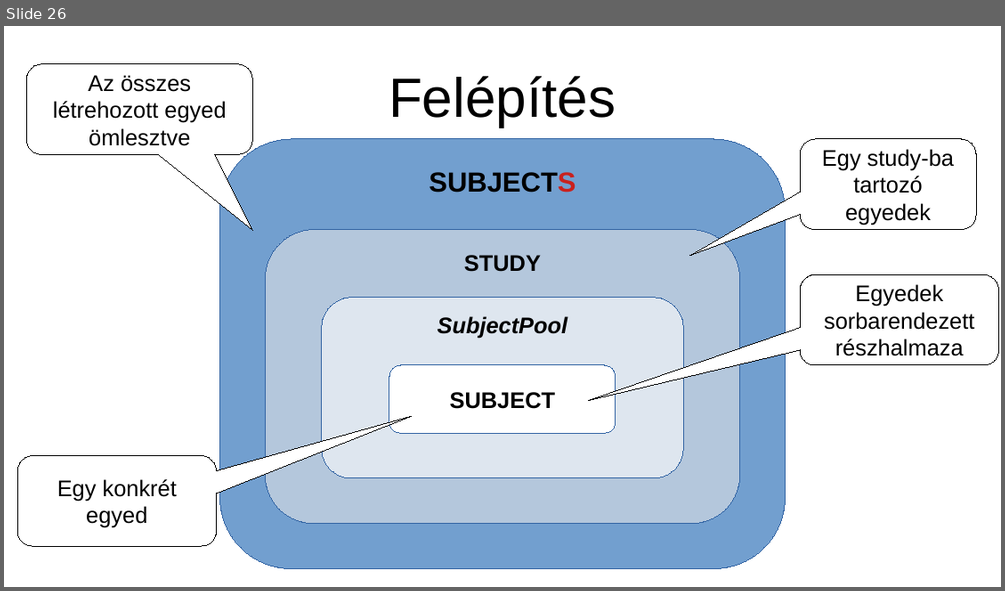
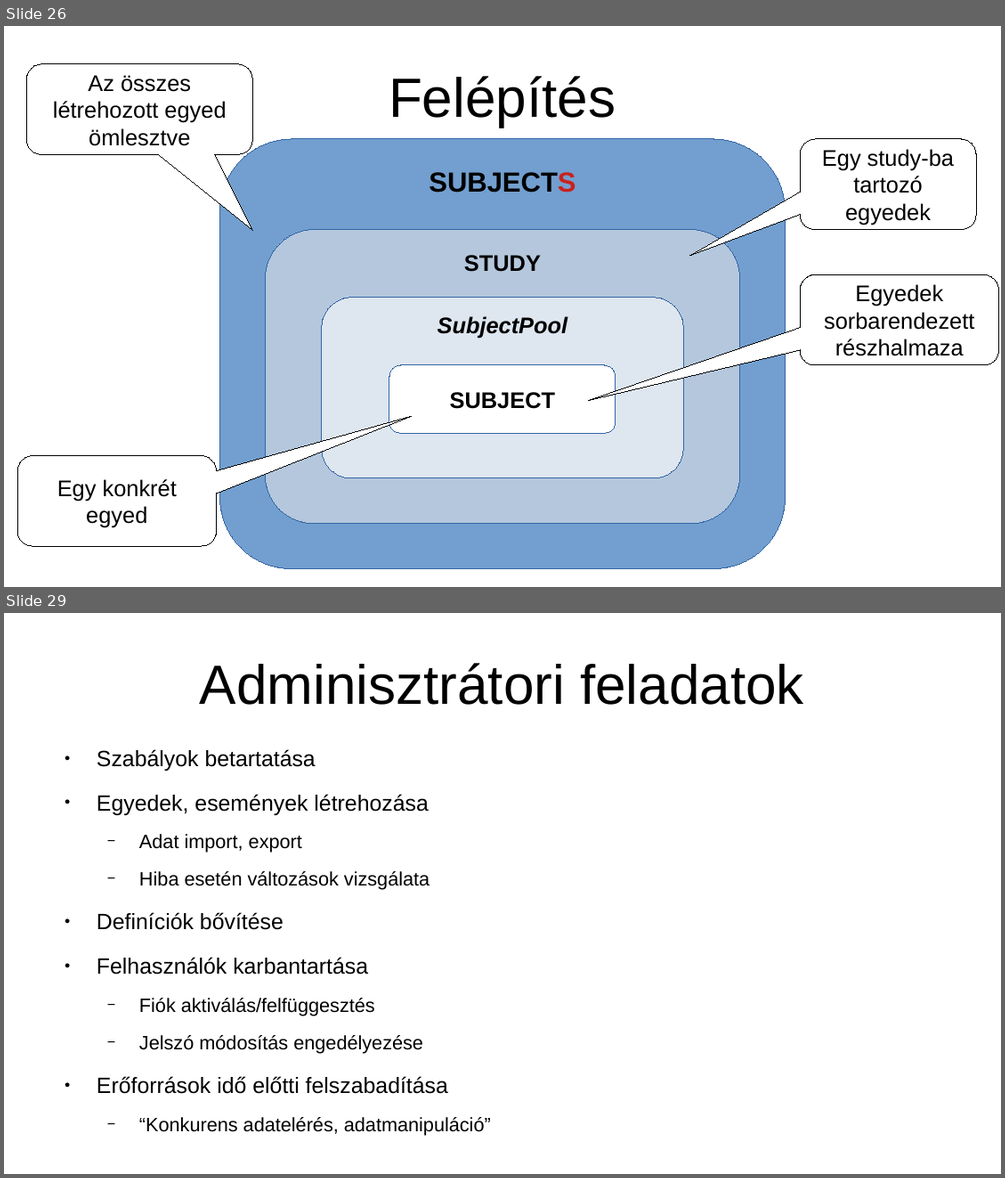
Before and after one commit to dfajtai/exam_register, a slide deck: src/online_event_recorder/howto/exam_register_manual_v0_20240305.odp. Shown one above the other, each under a label of ours: slide 26 before the commit, slides 26 and 29 after it; the slides between them are not shown. The pictures are 1005x591 and 1005x1178 pixels, drawn with LibreOffice and Linux fonts; fonts in the diff are those of the drawing. Boxes give left, top, right and bottom in pixels: in the first picture for what was removed or moved away, otherwise in the second. Text is boxed around its words. In the diff, an @@ line names an element or a change of style, - is before the commit and + after.

```diff
--- a/src/online_event_recorder/howto/exam_register_manual_v0_20240305.odp
+++ b/src/online_event_recorder/howto/exam_register_manual_v0_20240305.odp
@@ slide 29 added at (4, 613, 1001, 1174), background #FFFFFF @@
@@ title added at (200, 663, 804, 705), 44 pt, text #000000 @@
+Adminisztrátori feladatok
@@ text added at (97, 749, 491, 1135), 15.4 pt, text #000000 @@
+● Szabályok betartatása
+● Egyedek, események létrehozása
+  − Adat import, export
+  − Hiba esetén változások vizsgálata
+● Definíciók bővítése
+● Felhasználók karbantartása
+  − Fiók aktiválás/felfüggesztés
+  − Jelszó módosítás engedélyezése
+● Erőforrások idő előtti felszabadítása
+  − “Konkurens adatelérés, adatmanipuláció”
```
Also in this commit, not shown: 6 slides changed, 16 other slides added, 2 slides removed, 4 other files.
